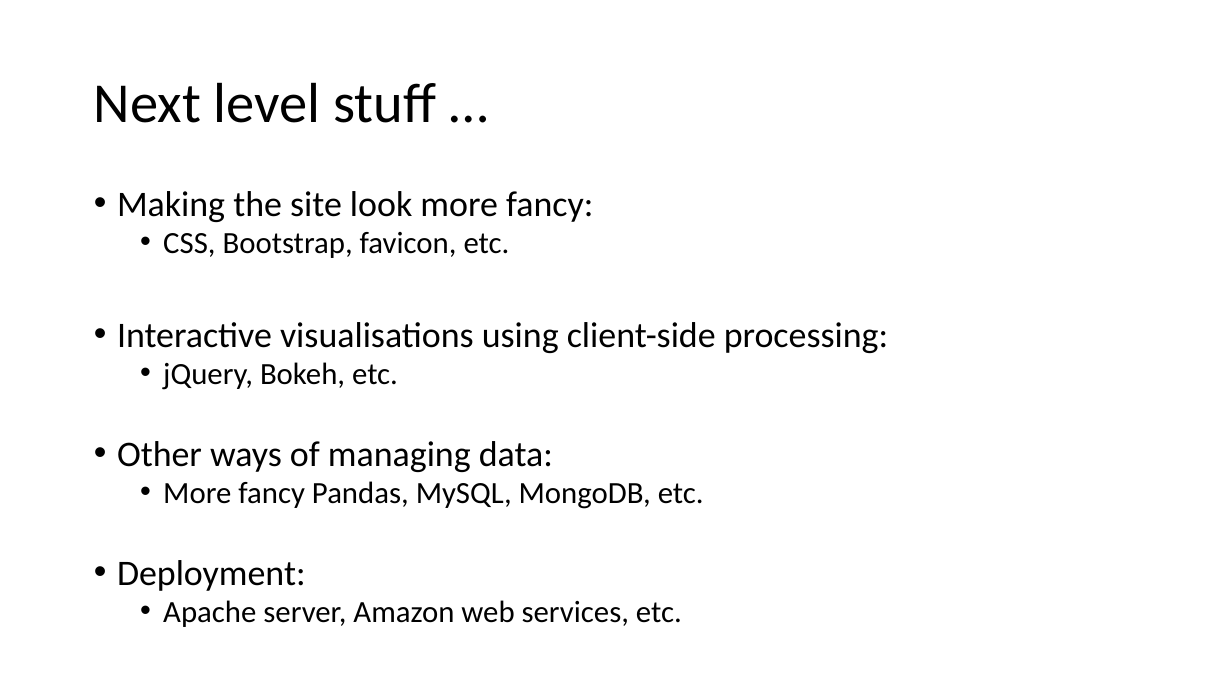
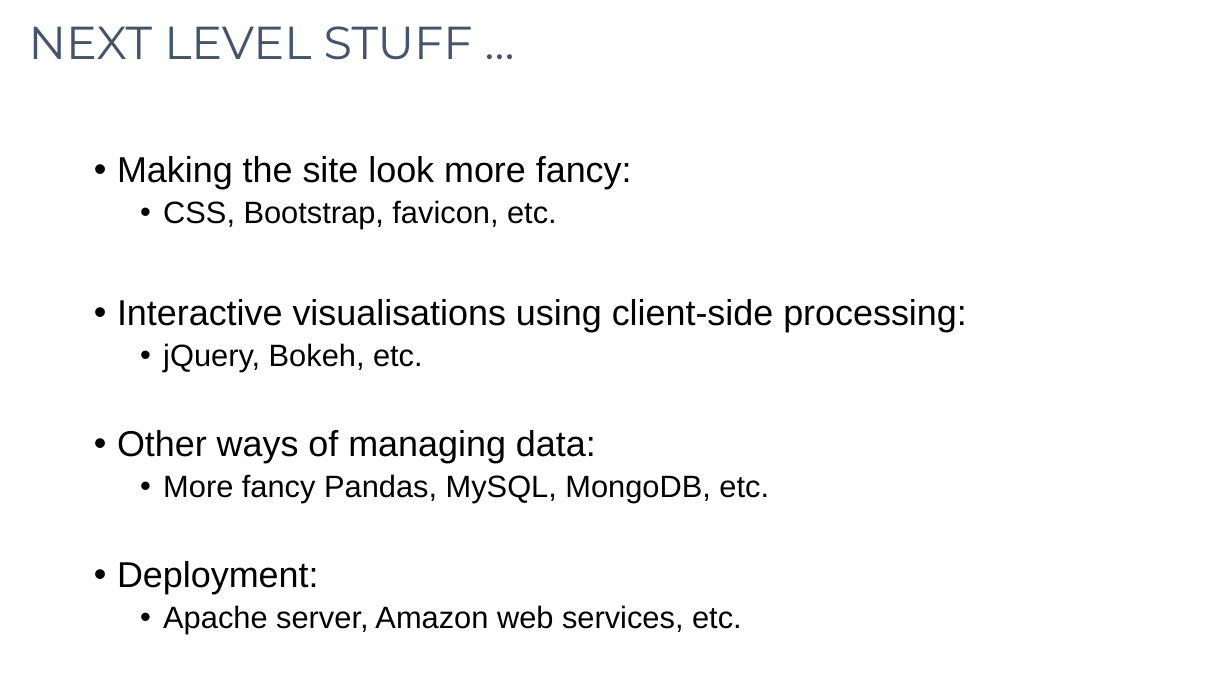
Before and after one commit to conradbessant/webintro, a slide deck: slide 8 of explanation.pptx. Drawn at 1232x693 pixels with LibreOffice and Linux fonts; fonts in the diff are those of the drawing. Boxes give left, top, right and bottom in pixels: in the first picture for what was removed or moved away, otherwise in the second. Text is boxed around its words. In the diff, an @@ line names an element or a change of style, - is before the commit and + after.

```diff
--- a/explanation.pptx
+++ b/explanation.pptx
@@ title "NEXT LEVEL STUFF …" at [29,26,473,60]: vertical alignment middle to top @@
@@ title at [29,26,473,60]: text changed; size 44 to 36 pt; font Calibri to Montserrat; text colour #000000 to #44546A @@
-Next level stuff …
+NEXT LEVEL STUFF …
@@ text "Making the site look more ...": place and size @@
-text "Making the site look more ..." at [117,191,888,627]
+text "Making the site look more ..." at [117,156,967,634]
@@ text "Making the site look more ..." at [117,156,967,634]: font Calibri to Arial; line spacing 0.8 to 0.9 @@
```
Also in this commit, not shown: 7 other slides changed, 6 other files.
